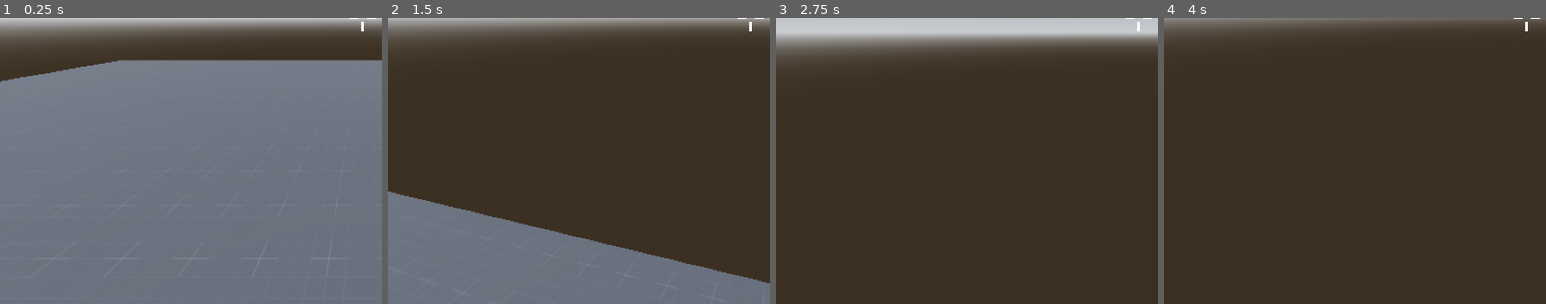
Above: before the commit, frames 1-4 (left to right).
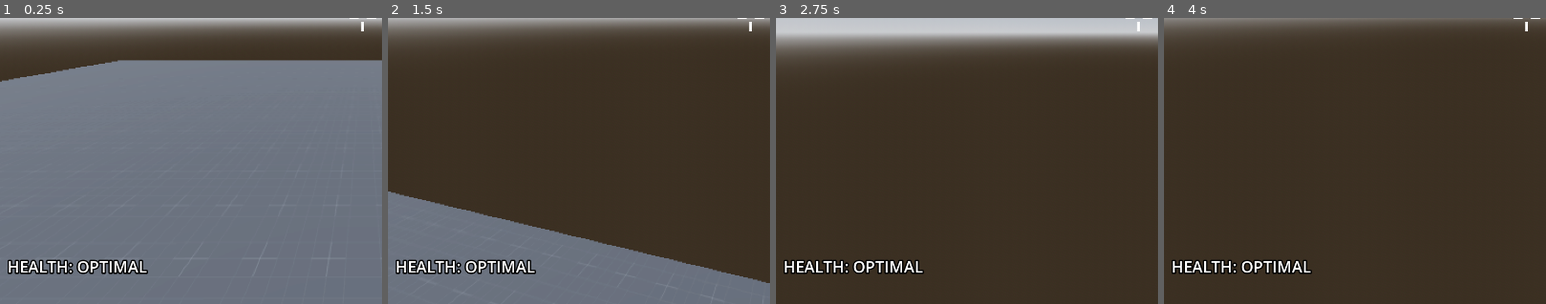
Above: after the commit, the same moments.

Repository: Dressed-to-Kill-Studios/Fully-Armed-Defense
Game: Godot game, scene res://scenes/test_world.tscn
Same seed, same stepped clock (60 frames per second), same inputs: the game is played once before the commit and once after it. The project has no main scene, so this scene is started directly.
Inputs (mouse positions are % of the whole screen's width and height, from its top left):
- Up to frame 1 (0.25 s): no input
- Up to frame 2 (1.5 s): tap Enter at 0.5 s; move the mouse to (55, 50) at 0.52 s; hold Shift (sprint) 0.53-1.28 s; hold W (forward) from 0.53 s (still down); tap Space (jump) at 0.77 s; move the mouse to (45, 50) at 1.27 s; tap Shift (sprint) at 1.35 s
- Up to frame 3 (2.75 s): keep holding W (forward); tap Space (jump) at 1.52, 2 s; move the mouse to (52, 48) at 2.02 s; hold Shift (sprint) from 2.03 s (still down)
- Up to frame 4 (4 s): keep holding W (forward); tap Enter at 2.75 s; move the mouse to (49, 52) at 2.77 s; release Shift (sprint) at 2.78 s; tap Shift (sprint) at 2.85 s; tap Space (jump) at 3.02, 3.5, 3.77 s; move the mouse to (57, 51) at 3.52 s; hold Shift (sprint) from 3.53 s (still down)
The pictures show only the part of the screen within x 2-52%, y 50-100%; the shares and areas given below are measured in that part.

The runs differ from the first frame. In frame 1, 1.5% of the frame differs, in the area x 2-39%, y 84-90%; in frame 2, 1.5%; in frame 3, 1.4%; in frame 4, 1.4%.

Commit message:
Add health display on HUD

Diff:
--- a/prefabs/entities/player.tscn
+++ b/prefabs/entities/player.tscn
@@ -6,10 +6,16 @@
 [ext_resource type="PackedScene" uid="uid://ct4hfd5mip4qo" path="res://assets/blender_exports/arm.glb" id="4_grlhh"]
 [ext_resource type="Script" uid="uid://bljvroojlvar3" path="res://scripts/entities/player/player_shooting.gd" id="4_j0cl5"]
 [ext_resource type="Script" uid="uid://b2rvurkpa5mgv" path="res://scripts/components/health_component.gd" id="5_qpvj0"]
+[ext_resource type="Script" uid="uid://e4jy7to2rje3" path="res://scripts/hud.gd" id="7_2tsmg"]
 
 [sub_resource type="CapsuleMesh" id="CapsuleMesh_c26da"]
 
 [sub_resource type="CapsuleShape3D" id="CapsuleShape3D_0on4b"]
+
+[sub_resource type="LabelSettings" id="LabelSettings_qpvj0"]
+font_size = 30
+outline_size = 10
+outline_color = Color(0, 0, 0, 1)
 
 [node name="Player" type="CharacterBody3D" node_paths=PackedStringArray("movement", "camera", "health") groups=["Player"]]
 script = ExtResource("1_0on4b")
@@ -127,6 +133,7 @@
 fov = 100.0
 
 [node name="HUD" type="CanvasLayer" parent="."]
+script = ExtResource("7_2tsmg")
 
 [node name="Crosshair" type="Control" parent="HUD"]
 layout_mode = 3
@@ -158,6 +165,60 @@
 width = 5.0
 begin_cap_mode = 1
 
+[node name="MarginContainer" type="MarginContainer" parent="HUD"]
+anchors_preset = 8
+anchor_left = 0.5
+anchor_top = 0.5
+anchor_right = 0.5
+anchor_bottom = 0.5
+offset_left = -720.0
+offset_top = -540.0
+offset_right = 720.0
+offset_bottom = 540.0
+grow_horizontal = 2
+grow_vertical = 2
+size_flags_horizontal = 3
+size_flags_vertical = 3
+theme_override_constants/margin_left = 50
+theme_override_constants/margin_top = 50
+theme_override_constants/margin_right = 50
+theme_override_constants/margin_bottom = 50
+
+[node name="HBoxContainer" type="HBoxContainer" parent="HUD/MarginContainer"]
+layout_mode = 2
+
+[node name="LeftContainer" type="VBoxContainer" parent="HUD/MarginContainer/HBoxContainer"]
+custom_minimum_size = Vector2(450, 0)
+layout_mode = 2
+
+[node name="Sperator" type="ColorRect" parent="HUD/MarginContainer/HBoxContainer/LeftContainer"]
+layout_mode = 2
+size_flags_vertical = 3
+color = Color(1, 1, 1, 0)
+
+[node name="HealthLabel" type="Label" parent="HUD/MarginContainer/HBoxContainer/LeftContainer"]
+unique_name_in_owner = true
+layout_mode = 2
+text = "HEALTH:"
+label_settings = SubResource("LabelSettings_qpvj0")
+vertical_alignment = 2
+uppercase = true
+
+[node name="CenterContainer" type="VBoxContainer" parent="HUD/MarginContainer/HBoxContainer"]
+layout_mode = 2
+size_flags_horizontal = 3
+alignment = 2
+
+[node name="RightContainer" type="VBoxContainer" parent="HUD/MarginContainer/HBoxContainer"]
+custom_minimum_size = Vector2(450, 0)
+layout_mode = 2
+
+[node name="Sperator" type="ColorRect" parent="HUD/MarginContainer/HBoxContainer/RightContainer"]
+layout_mode = 2
+size_flags_vertical = 3
+color = Color(1, 1, 1, 0)
+
+[connection signal="health_changed" from="HealthComponent" to="HUD" method="update_health_label"]
 [connection signal="health_depleted" from="HealthComponent" to="." method="kill"]
 
 [editable path="Head/arm"]
--- a/scripts/components/health_component.gd
+++ b/scripts/components/health_component.gd
@@ -1,7 +1,7 @@
 extends Node
 class_name HealthComponent
 
-signal health_changed(current_health: int)
+signal health_changed(current_health: float, max_health: float)
 signal health_depleted
 
 @export var max_health: float = 100.0
@@ -10,13 +10,14 @@
 
 
 func _ready() -> void:
-	pass
+	await owner.ready
+	health_changed.emit(current_health, max_health)
 
 
 func damage(damage_registry: DamageRegistry) -> void:
 	current_health -= damage_registry.damage_amount
 	current_health = clampf(current_health, 0, max_health)
 
-	health_changed.emit(current_health)
+	health_changed.emit(current_health, max_health)
 
 	if current_health == 0: health_depleted.emit()
--- a/scripts/damage_registry.gd
+++ b/scripts/damage_registry.gd
@@ -1,4 +1,10 @@
 extends Resource
 class_name DamageRegistry
 
-@export var damage_amount: int = 0
+@export var inflictor: NodePath
+@export var damage_amount: float = 0
+
+
+func _init(_damage_amount: float, _inflictor: NodePath = "") -> void:
+	inflictor = _inflictor
+	damage_amount = _damage_amount
--- a/scripts/entities/player/player.gd
+++ b/scripts/entities/player/player.gd
@@ -13,6 +13,7 @@
 func _unhandled_input(event: InputEvent) -> void:
 	if Input.is_action_just_pressed("escape"):
 		inputs_enabled = !inputs_enabled
+
 
 
 func _process(delta: float) -> void:
--- /dev/null
+++ b/scripts/hud.gd
@@ -0,0 +1,20 @@
+extends CanvasLayer
+
+@onready var health_label: Label = %HealthLabel
+
+
+func _process(delta: float) -> void:
+	pass
+
+
+func update_health_label(current_health: float, max_health: float) -> void:
+	var health_percentage: float = current_health / max_health
+	var health_state: String = ""
+
+	if health_percentage <= 0.2: health_state = "Critical"
+	elif health_percentage <= 0.4: health_state = "Weakened"
+	elif health_percentage <= 0.6: health_state = "Hurt"
+	elif health_percentage <= 0.8: health_state = "Stable"
+	else: health_state = "Optimal"
+
+	health_label.text = "Health: %s" % health_state
Not shown: 1 places in prefabs/entities/player.tscn that only renumber resources
Not shown, added: scripts/hud.gd.uid
